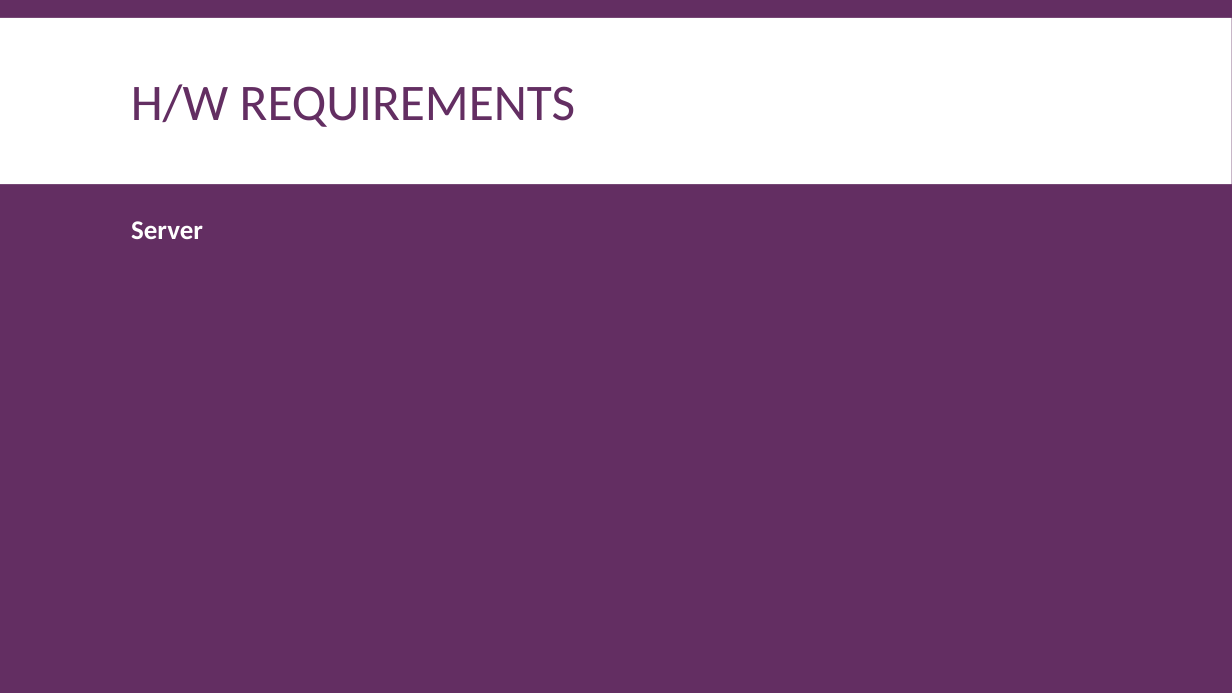
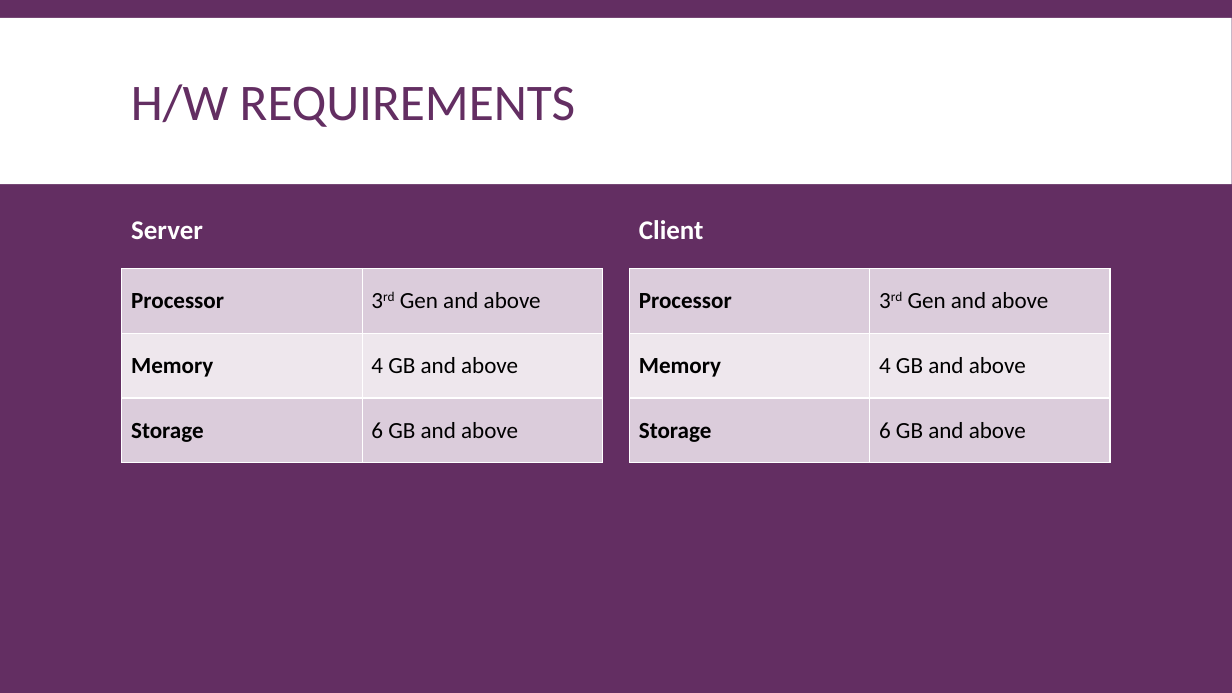
Before and after one commit to yudai-sasaki-94/laravel_real_estate_site, a slide deck: slide 4 of Documentation/DocumentationPresentation.pptx. Drawn at 1232x693 pixels with LibreOffice and Linux fonts; fonts in the diff are those of the drawing. Boxes give left, top, right and bottom in pixels: in the first picture for what was removed or moved away, otherwise in the second. Text is boxed around its words. In the diff, an @@ line names an element or a change of style, - is before the commit and + after.

```diff
--- a/Documentation/DocumentationPresentation.pptx
+++ b/Documentation/DocumentationPresentation.pptx
@@ text added at box(639, 220, 704, 239), 21 pt, text #FFFFFF, bold @@
+Client
@@ table added at box(122, 268, 603, 463), 3 rows, 2 columns @@
+Processor | 3rd Gen and above
+Memory | 4 GB and above
+Storage | 6 GB and above
@@ table added at box(629, 268, 1110, 463), 3 rows, 2 columns @@
+Processor | 3rd Gen and above
+Memory | 4 GB and above
+Storage | 6 GB and above
```
Also in this commit, not shown: 7 slides added, 2 other files.
